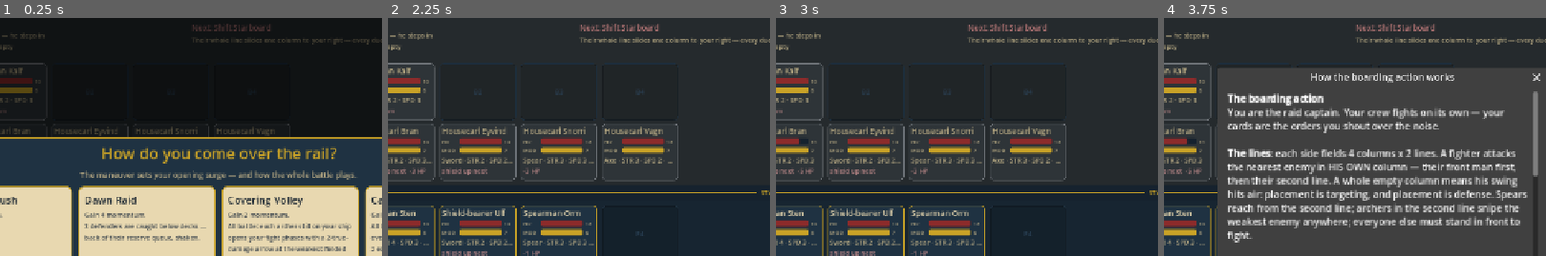
Above: before the commit, frames 1-4 (left to right).
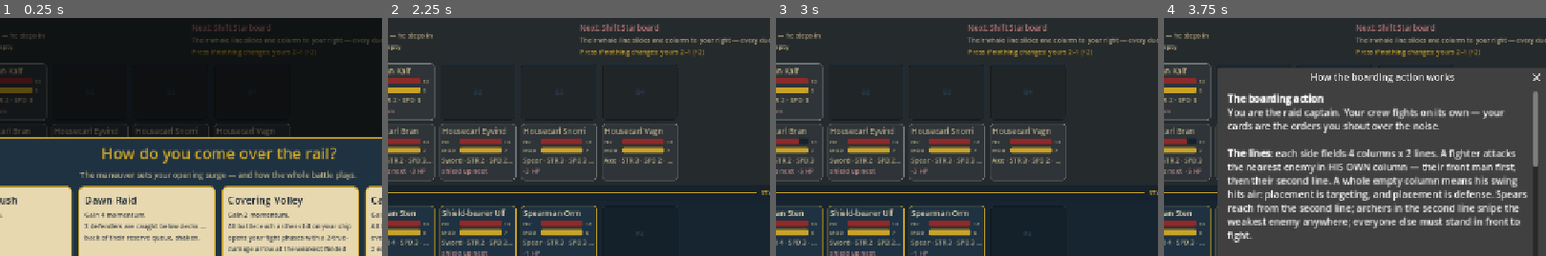
Above: after the commit, the same moments.

Repository: Tonttu84/vikingGame
Game: Godot game, scene res://src/ui/battle_ui.tscn
Same seed, same stepped clock (60 frames per second), same inputs: the game is played once before the commit and once after it.
Inputs:
- Up to frame 1 (0.25 s): no input
- Up to frame 2 (2.25 s): click "How it works" at 0.5 s; click "Debug" at 1.25 s; click "Board this way" at 2 s
- Up to frame 3 (3 s): click "End Turn — let them fight" at 2.75 s
- Up to frame 4 (3.75 s): click "How it works" at 3.5 s
The pictures show only the part of the screen within x 21-71%, y 6-56%; the shares and areas given below are measured in that part.

The runs differ from the first frame. In frame 1, 0.3% of the frame differs, in the area x 50-83%, y 13-17%; in frame 2, 0.5%; in frame 3, 0.5%; in frame 4, 0.5%, in the area x 50-98%, y 13-67%.

Commit message:
The press on the table, and in the record
forecast_press() judges the round the way resolution will, from the
same pass forecast() already runs (no second damage model): your blows
on current geometry, theirs from their called positions, presence read
there too, the ledger written by the same blood rule. The intent panel
shows it beside their telegraphed tactic - "Press if nothing changes:
yours 2-1 (+2) . last round: ..." - ellipsized so the panel never
widens the table; the in-game rules text teaches the press in one
paragraph. Smoke checks the projection is on the table before the
player commits a card (143 checks).

The record: press-proposal.md carries the three rulings in its status
header (win bonus; the no-resolution TAG rather than a row rule; only
blood counts; presence first), combat-design.md tabulates the shipped
rule, and CLAUDE.md records the slice with its sims and hands the press
constants to the retune.

993 unit + 143 smoke checks green.

Co-Authored-By: Claude Fable 5.1 <noreply@anthropic.com>
Claude-Session: https://claude.ai/code/session_01H2JAiD6RboxAUKBPcpfFDW

Diff:
--- a/src/core/combat_engine.gd
+++ b/src/core/combat_engine.gd
@@ -1260,8 +1260,40 @@
 ## cascades, rout shocks and reaction saves are not chained: it is a
 ## preview of intent, not a simulation.
 func forecast() -> Dictionary:
+	return _forecast_pass()["bill"]
+
+
+## The press the table would judge if nothing changed (docs/press-proposal.md):
+## the same shape as state.last_press, from the same pass as forecast() —
+## your blows on current geometry, theirs from their called positions, and
+## presence judged there too. Side-effect free like forecast().
+func forecast_press() -> Dictionary:
+	var pass_result := _forecast_pass()
+	var blood: Dictionary = pass_result["blood"]
+	var theirs: Array = pass_result["enemy_presence"]
+	var columns: Array[int] = []
+	var player_wins := 0
+	var enemy_wins := 0
+	for col in Formation.COLUMNS:
+		var yours := state.player_formation.at(Formation.FRONT, col) != null \
+				or state.player_formation.at(Formation.BACK, col) != null
+		var verdict := _verdict(yours, theirs[col], blood["player"][col], blood["enemy"][col])
+		columns.append(verdict)
+		if verdict > 0:
+			player_wins += 1
+		elif verdict < 0:
+			enemy_wins += 1
+	return _press_summary(columns, player_wins, enemy_wins)
+
+
+## One pass of predicted blows, shared by forecast() and forecast_press():
+## {"bill": {Character: {"hp", "morale"}}, "blood": {"player": [4], "enemy":
+## [4]} — the press ledger those blows would write —, "enemy_presence":
+## [4 bools] where their line stands after the telegraphed call}.
+func _forecast_pass() -> Dictionary:
 	var out := {}
 	var guard := {}
+	var blood := {"player": [0, 0, 0, 0], "enemy": [0, 0, 0, 0]}
 	var everyone := state.fielded(Character.Side.PLAYER) + state.fielded(Character.Side.ENEMY)
 	for c in everyone:
 		out[c] = {"hp": 0, "morale": 0}
@@ -1278,7 +1310,7 @@
 	# the telegraphed call re-arranges their line. Axes first, both sides, so
 	# the predicted block spend follows the resolution order.
 	for attacker in _attack_order(Character.Side.PLAYER):
-		_forecast_attacker(attacker, out, guard)
+		_forecast_attacker(attacker, out, guard, blood)
 	# Their side strikes AFTER the call: preview it on the real grid, then
 	# put every man back where he stands. A telegraphed captain's order fires
 	# before they swing, so the preview rages them for the pass and un-rages
@@ -1291,7 +1323,11 @@
 	for c in state.fielded(Character.Side.ENEMY):
 		c.rage += preview_rage
 	for attacker in _attack_order(Character.Side.ENEMY):
-		_forecast_attacker(attacker, out, guard)
+		_forecast_attacker(attacker, out, guard, blood)
+	var enemy_presence: Array[bool] = []
+	for col in Formation.COLUMNS:
+		enemy_presence.append(state.enemy_formation.at(Formation.FRONT, col) != null \
+				or state.enemy_formation.at(Formation.BACK, col) != null)
 	for c in state.fielded(Character.Side.ENEMY):
 		c.rage -= preview_rage
 	state.enemy_formation.slots = held
@@ -1318,14 +1354,15 @@
 		for c in state.fielded(side):
 			if out[c]["hp"] < c.hp and not c.morale_immune():
 				out[c]["morale"] += waves * BattleState.DEATH_MORALE_HIT
-	return out
+	return {"bill": out, "blood": blood, "enemy_presence": enemy_presence}
 
 
 ## One attacker's contribution to the forecast bill, at his current target.
 ## `guard` is the running block ledger: predicted hits chew it with the same
 ## block_math resolution uses, so the bill on a token is blood, not
 ## steel-on-shield.
-func _forecast_attacker(attacker: Character, out: Dictionary, guard: Dictionary) -> void:
+func _forecast_attacker(attacker: Character, out: Dictionary, guard: Dictionary,
+		blood: Dictionary) -> void:
 	if not attacker.is_alive():
 		return
 	match attacker.current_beat():
@@ -1351,7 +1388,7 @@
 				if mark != null and mark.is_alive() and out.has(mark) \
 						and state.opposing_formation(attacker.side).has(mark):
 					for i in 2:
-						_forecast_hit(attacker, mark, _snipe_damage(attacker, mark), out, guard)
+						_forecast_hit(attacker, mark, _snipe_damage(attacker, mark), out, guard, blood)
 				return
 	if not _can_melee(attacker):
 		return
@@ -1360,19 +1397,25 @@
 		return
 	var swings := 1 + attacker.bonus_attacks
 	for i in swings:
-		_forecast_hit(attacker, target, _melee_damage(attacker, target), out, guard)
+		_forecast_hit(attacker, target, _melee_damage(attacker, target), out, guard, blood)
 		if attacker.is_berserker:
 			for victim in state.formation_of(target.side).line_neighbors(target):
 				if out.has(victim):
-					_forecast_hit(attacker, victim, _graze_damage(attacker, victim), out, guard)
-
-
-## One predicted physical hit: spend the ledger's block, bill the blood.
+					_forecast_hit(attacker, victim, _graze_damage(attacker, victim), out, guard, blood)
+
+
+## One predicted physical hit: spend the ledger's block, bill the blood —
+## and write it on the press ledger by the same rule resolution uses.
 func _forecast_hit(attacker: Character, defender: Character, dmg: int,
-		out: Dictionary, guard: Dictionary) -> void:
+		out: Dictionary, guard: Dictionary, blood: Dictionary) -> void:
 	var bill := block_math(attacker.weapon.kind, guard[defender], dmg)
 	guard[defender] -= bill["destroyed"]
 	out[defender]["hp"] += bill["wounded"]
+	if bill["wounded"] <= 0 or not attacker.weapon.resolves_columns:
+		return
+	var col := state.formation_of(defender.side).column_of(defender)
+	if col != -1:
+		blood["player" if attacker.side == Character.Side.PLAYER else "enemy"][col] += bill["wounded"]
 
 
 # --- Death, morale and routing ----------------------------------------------
@@ -1530,6 +1573,10 @@
 			or state.player_formation.at(Formation.BACK, col) != null
 	var theirs := state.enemy_formation.at(Formation.FRONT, col) != null \
 			or state.enemy_formation.at(Formation.BACK, col) != null
+	return _verdict(yours, theirs, player_blood, enemy_blood)
+
+
+static func _verdict(yours: bool, theirs: bool, player_blood: int, enemy_blood: int) -> int:
 	if yours and not theirs:
 		return 1
 	if theirs and not yours:
@@ -1537,6 +1584,22 @@
 	if not yours and not theirs:
 		return 0
 	return signi(player_blood - enemy_blood)
+
+
+## The press summary in state.last_press's shape, payout computed but not
+## paid — resolution pays it, the forecast only shows it.
+static func _press_summary(columns: Array[int], player_wins: int, enemy_wins: int) -> Dictionary:
+	var margin := absi(player_wins - enemy_wins)
+	var holder := "none"
+	if player_wins > enemy_wins:
+		holder = "player"
+	elif enemy_wins > player_wins:
+		holder = "enemy"
+	var paid := 0
+	if holder == "player":
+		paid = BattleState.PRESS_WIN_MOMENTUM + margin * BattleState.PRESS_MARGIN_MOMENTUM
+	return {"columns": columns, "player_wins": player_wins, "enemy_wins": enemy_wins,
+			"margin": margin, "holder": holder, "momentum": paid}
 
 
 ## The round's judgment and the win bonus (owner's ruling): the side with
@@ -1556,18 +1619,12 @@
 			player_wins += 1
 		elif verdict < 0:
 			enemy_wins += 1
-	var margin := absi(player_wins - enemy_wins)
-	var holder := "none"
-	if player_wins > enemy_wins:
-		holder = "player"
-	elif enemy_wins > player_wins:
-		holder = "enemy"
-	var paid := 0
-	if holder == "player":
-		paid = BattleState.PRESS_WIN_MOMENTUM + margin * BattleState.PRESS_MARGIN_MOMENTUM
+	state.last_press = _press_summary(columns, player_wins, enemy_wins)
+	var holder: String = state.last_press["holder"]
+	var margin: int = state.last_press["margin"]
+	var paid: int = state.last_press["momentum"]
+	if paid > 0:
 		_gain_momentum(paid)
-	state.last_press = {"columns": columns, "player_wins": player_wins,
-			"enemy_wins": enemy_wins, "margin": margin, "holder": holder, "momentum": paid}
 	match holder:
 		"player":
 			state.log_event("The press is yours: %d columns to %d (+%d momentum)." %
--- a/src/ui/battle_ui.gd
+++ b/src/ui/battle_ui.gd
@@ -33,6 +33,7 @@
 var _turn_label: Label
 var _intent_title: Label
 var _intent_body: Label
+var _press_label: Label
 var _status_label: Label
 var _captain_status: Label
 var _enemy_captain_row: HBoxContainer
@@ -603,6 +604,22 @@
 	var tactic := state.next_tactic
 	_intent_title.text = "Next: " + CardText.tactic_name(tactic)
 	_intent_body.text = CardText.tactic_description(tactic)
+	var press_text := "Press if nothing changes: " + _press_words(engine.forecast_press())
+	if not state.last_press.is_empty():
+		press_text += "  ·  last round: " + _press_words(state.last_press)
+	_press_label.text = press_text
+
+
+## "yours 3–1 (+4)", "theirs 2–1", "even 1–1" — the press in four words.
+static func _press_words(press: Dictionary) -> String:
+	var yours: int = press.get("player_wins", 0)
+	var theirs: int = press.get("enemy_wins", 0)
+	match press.get("holder", "none"):
+		"player":
+			return "yours %d–%d (+%d)" % [yours, theirs, press.get("momentum", 0)]
+		"enemy":
+			return "theirs %d–%d" % [theirs, yours]
+	return "even %d–%d" % [yours, theirs]
 
 
 func _refresh_hand(state: BattleState) -> void:
@@ -837,6 +854,11 @@
 	intent.add_child(_intent_title)
 	_intent_body = UIPalette.label("", UIPalette.FONT_SMALL, UIPalette.PARCHMENT_DIM)
 	intent.add_child(_intent_body)
+	# The press: the verdict the table would give if nothing changed, and
+	# last round's. Ellipsized, never widened — the panel sets the row's width.
+	_press_label = UIPalette.label("", UIPalette.FONT_SMALL, UIPalette.GOLD)
+	_press_label.text_overrun_behavior = TextServer.OVERRUN_TRIM_ELLIPSIS
+	intent.add_child(_press_label)
 	top.add_child(intent)
 	box.add_child(top)
 
--- a/src/ui/card_text.gd
+++ b/src/ui/card_text.gd
@@ -220,6 +220,8 @@
 
 [b]Each turn[/b]: your hand is discarded and redrawn to 5 — except Retained cards (Reinforce, Trade Places, Drag Him Ba …(779 unchanged characters)…
 
+[b]The press[/b]: every column is a duel. After both sides have fought, the side that drew more BLOOD in a column wins it (a blow that died on a guard is nothing; a column held by one side alone is that side's; arrows never win columns). More columns won = the press: +1 momentum for having it and +1 per column of margin, and at a margin of 2 or more the losing line loses 1 morale a man. Nothing moves — it is a verdict.
+
 [b]The enemy captain[/b] waits at the stern, unreachable, until his hold empties — then he steps into the line himself and fights like anyone: reach him through his column, or shove his line apart. Kill him and his crew yields. Lose your own captain and the raid is over.
 
 [b]The telegraph[/b]: the enemy's next move is always readable — his tactic or formation call shows a turn ahead, their …(227 unchanged characters)…
--- a/tests/test_press.gd
+++ b/tests/test_press.gd
@@ -273,3 +273,43 @@
 	assert_true(press_at != -1, "the verdict is in the saga")
 	assert_true(reinforce_at != -1, "and the reinforcement too")
 	assert_true(press_at < reinforce_at, "the press is judged before fresh men fill the gaps")
+
+
+# --- The forecast reads the press ------------------------------------------------
+
+func test_forecast_press_matches_the_verdict_it_predicts() -> void:
+	var strong := TestHelpers.grunt(P, "strong", 30, 6, 5, 3, Weapon.sword())
+	var weak := TestHelpers.grunt(E, "weak", 30, 6, 3, 3, null)
+	var eng := TestHelpers.engine_for({"player_field": [strong], "enemy_field": [weak]})
+	eng.state.next_tactic = "press_the_attack"
+	var seen: Dictionary = eng.forecast_press()
+	assert_eq(seen.get("holder"), "player", "the bill says the column is yours")
+	assert_eq(seen.get("margin"), 1, "")
+	assert_eq(seen.get("momentum"), 2, "and what it would pay")
+	await _round(eng)
+	assert_eq(eng.state.last_press.get("columns"), seen.get("columns"),
+			"the verdict the table showed is the verdict that lands")
+
+
+func test_forecast_press_judges_their_called_positions() -> void:
+	var pc := _post(P, "pc")
+	var foe := TestHelpers.grunt(E, "foe", 30, 6, 3, 3, null)
+	var eng := TestHelpers.engine_for({"player_field": [pc], "enemy_field": [foe]})
+	eng.state.next_tactic = "shift_starboard"
+	var seen: Dictionary = eng.forecast_press()
+	var columns: Array = seen.get("columns")
+	assert_eq(columns[0], 1, "after their shift, column 0 is yours by presence")
+	assert_eq(columns[1], -1, "and column 1 theirs")
+	assert_eq(seen.get("holder"), "none", "")
+	assert_eq(eng.state.enemy_formation.column_of(foe), 0, "the preview never moved the real line")
+
+
+func test_forecast_press_is_side_effect_free() -> void:
+	var eng := _sweep_engine(2)
+	eng.state.momentum = 0
+	eng.state.next_tactic = "press_the_attack"
+	var seen: Dictionary = eng.forecast_press()
+	assert_eq(seen.get("margin"), 2, "")
+	assert_eq(eng.state.momentum, 0, "a forecast pays nothing")
+	assert_eq(eng.state.player_column_blood, [0, 0, 0, 0] as Array[int],
+			"and writes nothing on the real ledger")
--- a/tests/ui_smoke.gd
+++ b/tests/ui_smoke.gd
@@ -437,6 +437,8 @@
 	# The compass: the player is told which side is which, in so many words.
 	check(_has_label_containing(ui, "PORT"), "the port side is named on the table")
 	check(_has_label_containing(ui, "STARBOARD"), "the starboard side is named on the table")
+	check(_has_label_containing(ui, "Press if nothing changes"),
+			"the projected press is on the table before the player commits a card")
 
 	# A card with a movement rider: the punch lands, then the board asks
 	# which man moves — never which way, that is printed on the card. Shield
Not shown, changed: CLAUDE.md
Not shown, changed: docs/combat-design.md
Not shown, changed: docs/press-proposal.md
